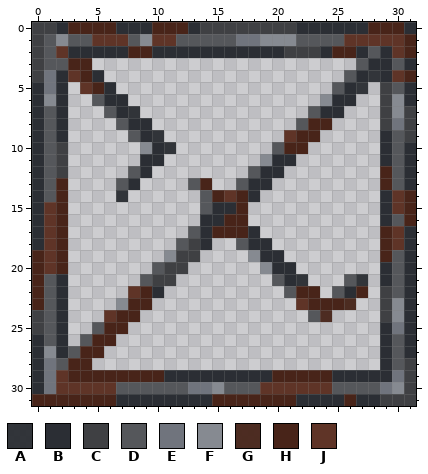
Pixel-art sprite, stored at Eudaemon/assets/tiles/Scaffolding1x1C.png. That is the earlier state.
The file is 32x32 pixels. Pixels under 10% opacity are left out. Colours within 5 levels of each other are drawn and written as one.
Palette (. is transparent): A #2b2e33f4  B #2b2e34  C #3f4043  D #55575b  E #70747d  F #868a91  G #47251af4  H #482419  J #5f3427
Pixels before, first column x 0:
 0 CCBHHHHBBBHHHBCCCCCCCCBBBBBBHHHB
 1 CDFDDJJJDFJJDDDDDEEFFFDDDDJJJJJH
 2 CDJBBBBBHHBBBBBBBBBBBCCCBHHBDBJH
 3 CDDHH......................DBBDB
 4 CEBJHB....................DBABJH
 5 BEB.JHB..................DBA.CDB
 6 BFB..DBB................FBB..CFB
 7 BDB...DBA..............DBB...CFC
 8 BDB....DBB............DHH....CEC
 9 BDB.....DBA..........JHH.....BDC
10 BDC......FBA........DHH......BDB
11 BDC......BB........FBB.......BDB
12 BDC.....DB........DBB........HDB
13 BDH....DB....DH..DBB.........HDB
14 BDH....A......DHJHB..........BJH
15 BJH...........DBBH...........BJH
16 BJH...........BBHH...........BDH
17 BJH..........DBHHHB..........HJB
18 BJH.........DCB..DBB.........HJB
19 HJH........FCC....FBB........HDB
20 HJH.......DCC......FBB.......BDB
21 HDB......DCC........DBA...DA.BDB
22 HDB.....JHB..........DHH.DBH.CDB
23 HDB....FHH............JHHHG..CFB
24 CDB...JHH..............DG....CFB
25 CDB..DHH.....................BEB
26 BDB.DHH......................BDB
27 BFBDHH.......................BDB
28 BEDHH........................BDC
29 BEJHHHHHHHHBBBBBBBBBHHHHHBBBBBEC
30 BEJJJJJDDDDDDEEFDDDJJJJJJDDDDEFC
31 HHHHHHHBBBBBBBBHHHHHHHBBBBHBBCCC
New version:
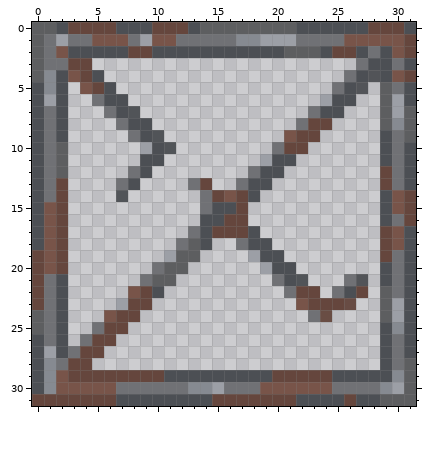
The exact change:
Colour A changes from #2b2e33f4 to #4c4f53f4.
Colour B changes from #2b2e34 to #4c4f54.
Colour C changes from #3f4043 to #5d5e60.
Colour D changes from #55575b to #707175.
Colour E changes from #70747d to #868a91.
Colour F changes from #868a91 to #9c9fa6.
Colour G changes from #47251af4 to #64473ef4.
Colour H changes from #482419 to #65463d.
Colour J changes from #5f3427 to #785449.
Boxes around the changes in both pictures, in picture pixels (x1, y1, x2, y2):
changed: (32, 22, 416, 406)
